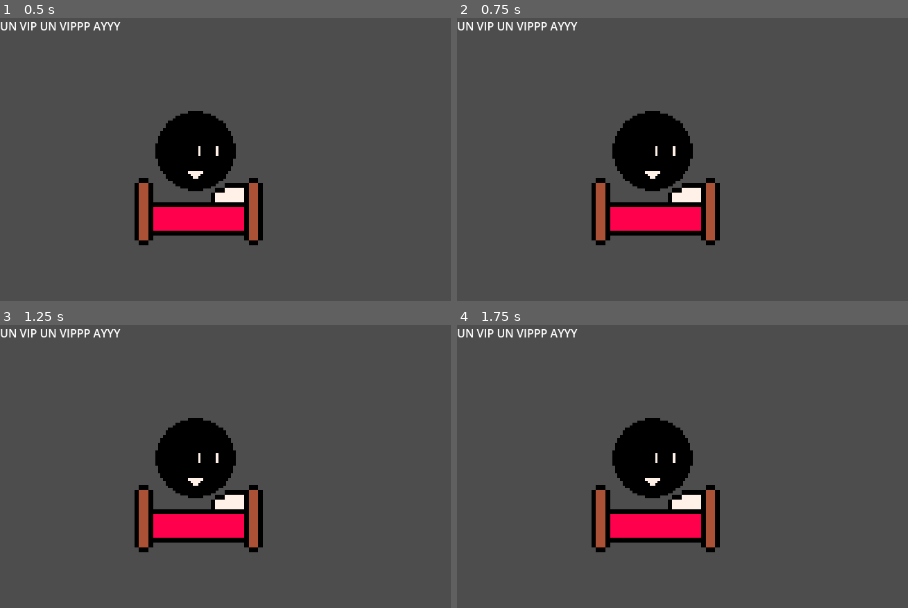
Above: before the commit, frames 1-4 (two rows, left to right).
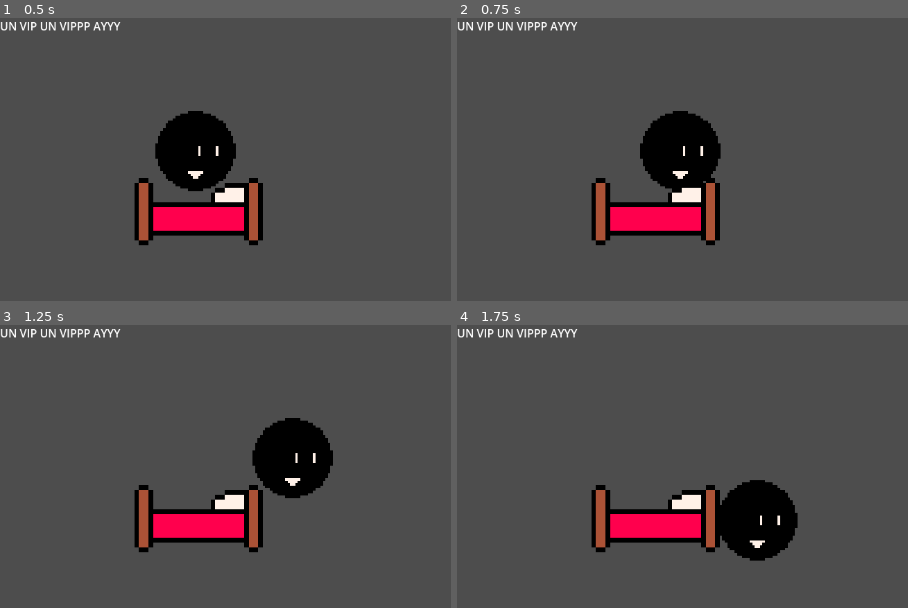
Above: after the commit, the same moments.

Repository: christian-buco/Brackeys_gamejam_2026_1
Game: Godot game, scene res://scenes/main.tscn
Two runs of this game, one before a commit and one after it. Both use one fixed random seed, a clock stepped at 60 frames per second and the inputs below.
Inputs:
- Up to frame 1 (0.5 s): no input
- Up to frame 2 (0.75 s): tap Enter at 0.5 s; hold Right (ui_right) from 0.53 s (still down)
- Up to frame 3 (1.25 s): keep holding Right (ui_right)
- Up to frame 4 (1.75 s): release Right (ui_right) at 1.28 s; hold Down (ui_down) from 1.28 s (still down)

Frame 1 is identical in both runs. In frame 2, 3.5% of the frame differs, in the area x 34-59%, y 32-62%; in frame 3, 7.8%, in the area x 34-74%, y 32-62%; in frame 4, 7.8%.

Commit message:
Add Script To Player to move

Diff:
--- /dev/null
+++ b/scenes/Player.tscn
@@ -0,0 +1,18 @@
+[gd_scene format=3 uid="uid://d3mfcgcowh2pl"]
+
+[ext_resource type="Texture2D" uid="uid://bimewtxr1abty" path="res://assets/player.png" id="1_p0vlq"]
+[ext_resource type="Script" uid="uid://d05iepym3s6y7" path="res://scripts/player.gd" id="1_v6fml"]
+
+[sub_resource type="CircleShape2D" id="CircleShape2D_o5qli"]
+radius = 56.0
+
+[node name="Player" type="CharacterBody2D" unique_id=1119089927]
+script = ExtResource("1_v6fml")
+
+[node name="Sprite2D" type="Sprite2D" parent="." unique_id=738397953]
+scale = Vector2(3.625, 3.625)
+texture = ExtResource("1_p0vlq")
+hframes = 4
+
+[node name="CollisionShape2D" type="CollisionShape2D" parent="." unique_id=1131705047]
+shape = SubResource("CircleShape2D_o5qli")
--- a/scenes/main.tscn
+++ b/scenes/main.tscn
@@ -1,10 +1,7 @@
 [gd_scene format=3 uid="uid://cfydhcnxkeus7"]
 
-[ext_resource type="Texture2D" uid="uid://bimewtxr1abty" path="res://assets/player.png" id="1_o5qli"]
+[ext_resource type="PackedScene" uid="uid://d3mfcgcowh2pl" path="res://scenes/Player.tscn" id="1_0wfyh"]
 [ext_resource type="Texture2D" uid="uid://b5ok6c28l2feb" path="res://assets/bed.png" id="2_0wfyh"]
-
-[sub_resource type="CircleShape2D" id="CircleShape2D_o5qli"]
-radius = 56.0
 
 [sub_resource type="RectangleShape2D" id="RectangleShape2D_sugp2"]
 size = Vector2(182, 45)
@@ -16,16 +13,8 @@
 offset_bottom = 23.0
 text = "UN VIP UN VIPPP AYYY"
 
-[node name="CharacterBody2D" type="CharacterBody2D" parent="." unique_id=1782894153]
+[node name="Player" parent="." unique_id=1119089927 instance=ExtResource("1_0wfyh")]
 position = Vector2(282, 192)
-
-[node name="Sprite2D" type="Sprite2D" parent="CharacterBody2D" unique_id=14293429]
-scale = Vector2(3.625, 3.625)
-texture = ExtResource("1_o5qli")
-hframes = 4
-
-[node name="CollisionShape2D" type="CollisionShape2D" parent="CharacterBody2D" unique_id=1149852454]
-shape = SubResource("CircleShape2D_o5qli")
 
 [node name="StaticBody2D" type="StaticBody2D" parent="." unique_id=954778053]
 position = Vector2(184, 272)
--- /dev/null
+++ b/scripts/player.gd
@@ -0,0 +1,15 @@
+extends CharacterBody2D
+
+@export var speed: float = 200.0
+
+func _physics_process(delta: float) -> void:
+	var input_vector := Vector2.ZERO
+
+	input_vector.x = Input.get_action_strength("ui_right") - Input.get_action_strength("ui_left")
+	input_vector.y = Input.get_action_strength("ui_down") - Input.get_action_strength("ui_up")
+
+	# Prevent diagonal speed boost
+	input_vector = input_vector.normalized()
+
+	velocity = input_vector * speed
+	move_and_slide()
Not shown, added: scripts/player.gd.uid
